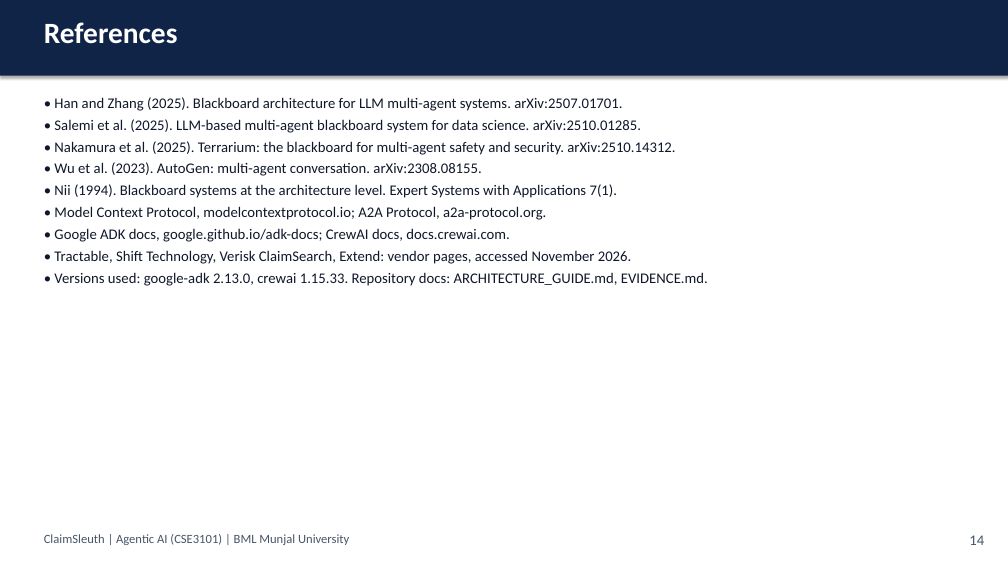
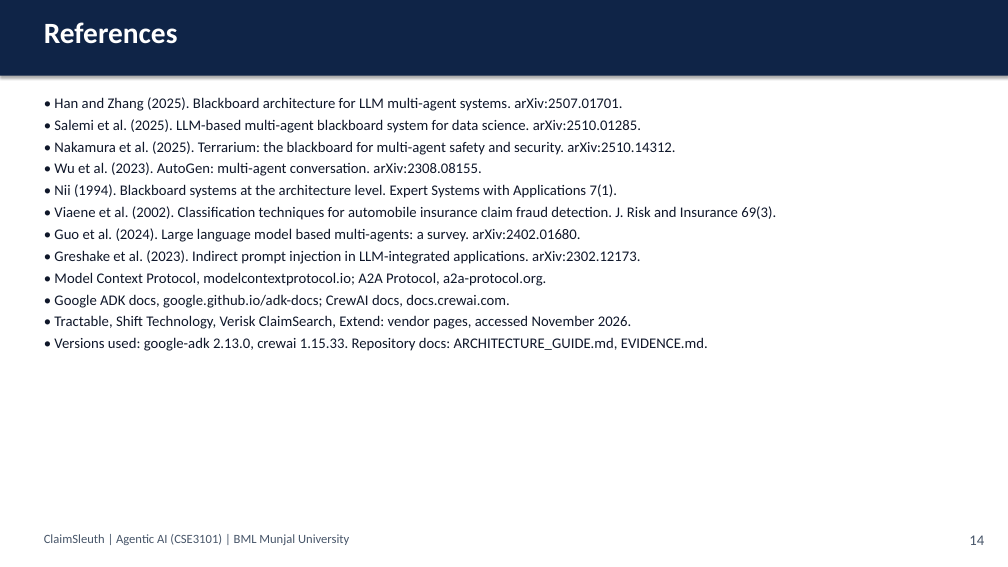
Before and after one commit to astitvasaxena/ClaimSleuth_simple, a slide deck: slide 15 of docs/submission/ClaimSleuth_Final_Presentation.pptx. Drawn at 1008x567 pixels with LibreOffice and Linux fonts; fonts in the diff are those of the drawing. Boxes give left, top, right and bottom in pixels: in the first picture for what was removed or moved away, otherwise in the second. Text is boxed around its words. In the diff, an @@ line names an element or a change of style, - is before the commit and + after.

```diff
--- a/docs/submission/ClaimSleuth_Final_Presentation.pptx
+++ b/docs/submission/ClaimSleuth_Final_Presentation.pptx
@@ text at <box>54,206,776,264</box>: paragraphs added @@
+• Viaene et al. (2002). Classification techniques for automobile insurance claim fraud detection. J. Risk and Insurance 69(3).
+• Guo et al. (2024). Large language model based multi-agents: a survey. arXiv:2402.01680.
+• Greshake et al. (2023). Indirect prompt injection in LLM-integrated applications. arXiv:2302.12173.
```
Also in this commit, not shown: 10 other slides changed, 11 other files.
